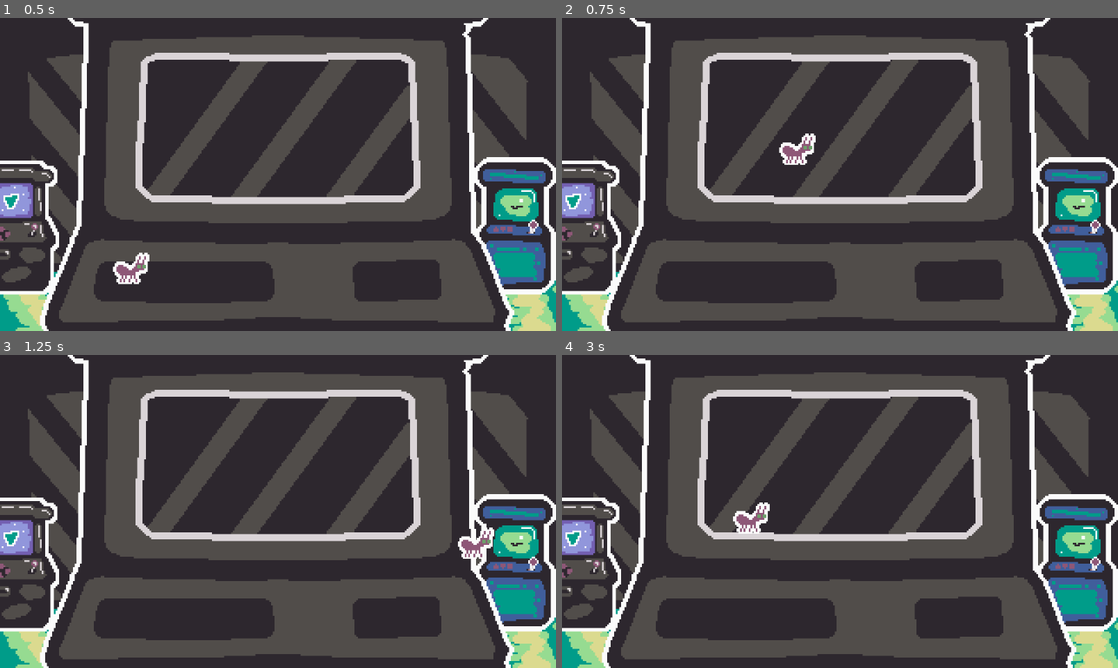
Above: before the commit, frames 1-4 (two rows, left to right).
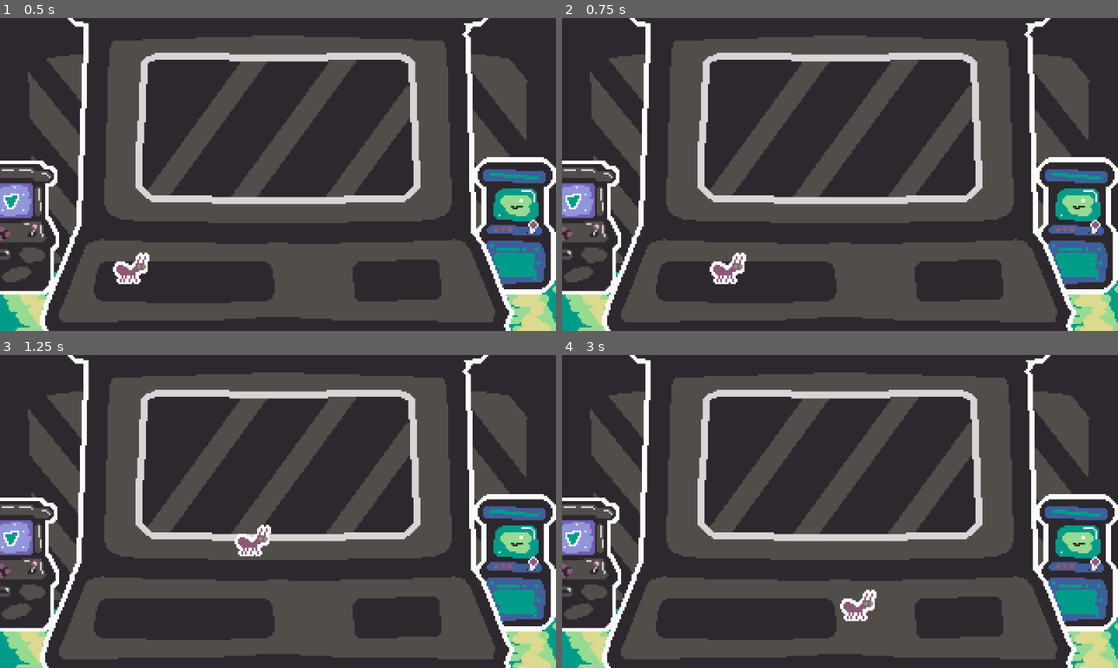
Above: after the commit, the same moments.

Repository: Renan-G-projec/LittleJameGam
Game: Godot game, scene res://scenes/main.tscn
The game is run twice, just before and just after one commit, with the same random seed, the same clock (stepped at 60 frames per second) and the same inputs.
Inputs:
- Up to frame 1 (0.5 s): no input
- Up to frame 2 (0.75 s): tap Enter (ui_accept) at 0.5, 0.6 s; hold Right (ui_right) from 0.53 s (still down)
- Up to frame 3 (1.25 s): keep holding Right (ui_right); tap Space (ant_jump, bound only after the commit) at 0.77, 0.8, 1.07 s
- Up to frame 4 (3 s): tap Space (ant_jump, bound only after the commit) at 1.35, 1.52, 1.82, 2.3 s; tap Enter (ui_accept) at 1.55, 2.1, 2.85 s; release Right (ui_right) at 2.03 s; hold Left (ui_left) 2.03-2.78 s; hold Right (ui_right) from 2.78 s (still down)

Frame 1 is identical in both runs. In frame 2, 0.9% of the frame differs, in the area x 26-46%, y 36-86%; in frame 3, 0.8%; in frame 4, 0.9%, in the area x 30-57%, y 47-86%.

Commit message:
feat: Added feel component and jump buffer. AMDG

Diff:
--- /dev/null
+++ b/components/feel_component.gd
@@ -0,0 +1,31 @@
+# Ad Maiorem Dei Gloriam!
+class_name FeelComponent
+extends Node
+
+## I usually try to avoid repeating code
+## This node helps adding squash and hit effects
+
+var _hit_tween: Tween
+var _squash_tween: Tween
+
+# If no sprite is provided, changes all the parent modulate
+func hit_animation(sprite: Node2D = null, time: float = 0.1) -> void:
+	if _hit_tween:
+		_hit_tween.kill()
+	if !sprite:
+		sprite = get_parent()
+
+	sprite.modulate = Color.WHITE * 30.0
+	_hit_tween = create_tween().set_ease(Tween.EASE_OUT).set_trans(Tween.TRANS_QUAD)
+	_hit_tween.tween_property(sprite, "modulate", Color.WHITE, time)
+
+# If no sprite is provided, changes all the parent scale. USE CAREFULLY W
+func squash_animation(sprite: Node2D = null, squash_scale: Vector2 = Vector2(1.2, 0.8), time: float = 0.1) -> void:
+	if _squash_tween:
+		_squash_tween.kill()
+	if !sprite:
+		sprite = get_parent()
+
+	sprite.scale = squash_scale
+	_squash_tween = create_tween().set_ease(Tween.EASE_OUT).set_trans(Tween.TRANS_QUAD)
+	_squash_tween.tween_property(sprite, "scale", Vector2.ONE, time)
--- a/project.godot
+++ b/project.godot
@@ -26,6 +26,27 @@
 
 project/assembly_name="LittleJameGam"
 
+[input]
+
+ant_move_right={
+"deadzone": 0.2,
+"events": [Object(InputEventKey,"resource_local_to_scene":false,"resource_name":"","device":-1,"window_id":0,"alt_pressed":false,"shift_pressed":false,"ctrl_pressed":false,"meta_pressed":false,"pressed":false,"keycode":0,"physical_keycode":4194321,"key_label":0,"unicode":0,"location":0,"echo":false,"script":null)
+, Object(InputEventKey,"resource_local_to_scene":false,"resource_name":"","device":-1,"window_id":0,"alt_pressed":false,"shift_pressed":false,"ctrl_pressed":false,"meta_pressed":false,"pressed":false,"keycode":0,"physical_keycode":68,"key_label":0,"unicode":100,"location":0,"echo":false,"script":null)
+]
+}
+ant_move_left={
+"deadzone": 0.2,
+"events": [Object(InputEventKey,"resource_local_to_scene":false,"resource_name":"","device":-1,"window_id":0,"alt_pressed":false,"shift_pressed":false,"ctrl_pressed":false,"meta_pressed":false,"pressed":false,"keycode":0,"physical_keycode":65,"key_label":0,"unicode":97,"location":0,"echo":false,"script":null)
+, Object(InputEventKey,"resource_local_to_scene":false,"resource_name":"","device":-1,"window_id":0,"alt_pressed":false,"shift_pressed":false,"ctrl_pressed":false,"meta_pressed":false,"pressed":false,"keycode":0,"physical_keycode":4194319,"key_label":0,"unicode":0,"location":0,"echo":false,"script":null)
+]
+}
+ant_jump={
+"deadzone": 0.2,
+"events": [Object(InputEventKey,"resource_local_to_scene":false,"resource_name":"","device":-1,"window_id":0,"alt_pressed":false,"shift_pressed":false,"ctrl_pressed":false,"meta_pressed":false,"pressed":false,"keycode":0,"physical_keycode":32,"key_label":0,"unicode":32,"location":0,"echo":false,"script":null)
+, Object(InputEventKey,"resource_local_to_scene":false,"resource_name":"","device":-1,"window_id":0,"alt_pressed":false,"shift_pressed":false,"ctrl_pressed":false,"meta_pressed":false,"pressed":false,"keycode":0,"physical_keycode":87,"key_label":0,"unicode":119,"location":0,"echo":false,"script":null)
+]
+}
+
 [physics]
 
 3d/physics_engine="Jolt Physics"
--- a/scenes/player.tscn
+++ b/scenes/player.tscn
@@ -2,6 +2,7 @@
 
 [ext_resource type="Texture2D" uid="uid://gknjn5dvf8hc" path="res://sprites/ant.png" id="1_3vyb7"]
 [ext_resource type="Script" uid="uid://mv12ccc5rndw" path="res://scripts/player.gd" id="1_g2els"]
+[ext_resource type="Script" uid="uid://wyx4a3c056aa" path="res://components/feel_component.gd" id="3_qhqgy"]
 
 [sub_resource type="RectangleShape2D" id="RectangleShape2D_d1p6d"]
 
@@ -26,5 +27,15 @@
 [node name="CollisionShape2D" type="CollisionShape2D" parent="." unique_id=874781418]
 shape = SubResource("RectangleShape2D_d1p6d")
 
-[node name="AnimatedSprite2D" type="AnimatedSprite2D" parent="." unique_id=1213122235]
-sprite_frames = SubResource("SpriteFrames_d1p6d")
+[node name="AnimatedSprite2D" type="AnimatedSprite2D" parent="." unique_id=1444273380]
+sprite_frames = SubResource("SpriteFrames_buoi2")
+
+[node name="FeelComponent" type="Node" parent="." unique_id=1696260066]
+script = ExtResource("3_qhqgy")
+metadata/_custom_type_script = "uid://wyx4a3c056aa"
+
+[node name="JumpInputBufferTimer" type="Timer" parent="." unique_id=1531183627]
+wait_time = 0.2
+one_shot = true
+
+[connection signal="timeout" from="JumpInputBufferTimer" to="." method="_on_jump_input_buffer_timer_timeout"]
--- a/scripts/player.gd
+++ b/scripts/player.gd
@@ -3,25 +3,46 @@
 extends CharacterBody2D
 
 
-const SPEED = 300.0
-const JUMP_VELOCITY = -400.0
+const SPEED = 100.0
+const JUMP_VELOCITY = -300.0
+
+@onready var _sprite: AnimatedSprite2D = $AnimatedSprite2D
+@onready var _feel_component: FeelComponent = $FeelComponent
+@onready var _jump_input_buffer_timer: Timer = $JumpInputBufferTimer
+
+var _jump_input_buffer: bool = false
+
+func _physics_process(delta: float) -> void:
+	_update_velocity(delta)
+
+	move_and_slide()
+
+func _update_velocity(delta: float) -> void:
+	if !is_on_floor():
+		velocity += get_gravity() * delta
+
+	if is_on_floor() && _jump_input_buffer:
+		_jump()
+
+	if Input.is_action_just_pressed("ant_jump"):
+		if is_on_floor():
+			_jump()
+		else:
+			_jump_input_buffer = true
+			_jump_input_buffer_timer.start()
 
 
-@onready var sprite: AnimatedSprite2D = $AnimatedSprite2D
-
-func _physics_process(delta: float) -> void:
-
-	if not is_on_floor():
-		velocity += get_gravity() * delta
-
-	if Input.is_action_just_pressed("ui_accept") and is_on_floor():
-		velocity.y = JUMP_VELOCITY
-
-	var direction := Input.get_axis("ui_left", "ui_right")
+	var direction := Input.get_axis("ant_move_left", "ant_move_right")
 	if direction:
 		velocity.x = direction * SPEED
-		sprite.flip_h = direction < 0
+		_sprite.flip_h = direction < 0
 	else:
 		velocity.x = move_toward(velocity.x, 0, SPEED)
 
-	move_and_slide()
+func _jump() -> void:
+	_jump_input_buffer = false
+	velocity.y = JUMP_VELOCITY
+	_feel_component.squash_animation(_sprite, Vector2(0.7, 1.3), 0.2)
+
+func _on_jump_input_buffer_timer_timeout() -> void:
+	_jump_input_buffer = false
Not shown, added: components/feel_component.gd.uid
Not shown: 1 places in scenes/player.tscn that only renumber resources
